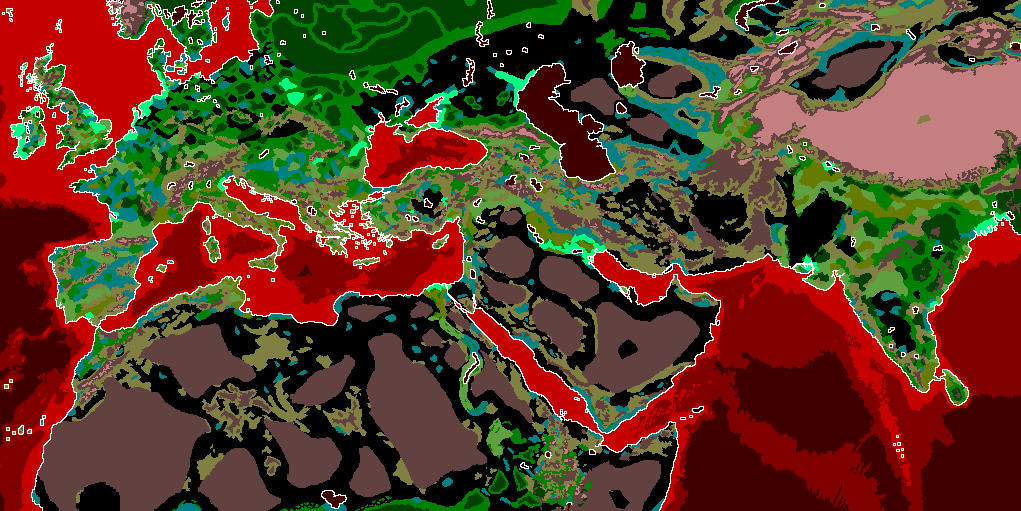
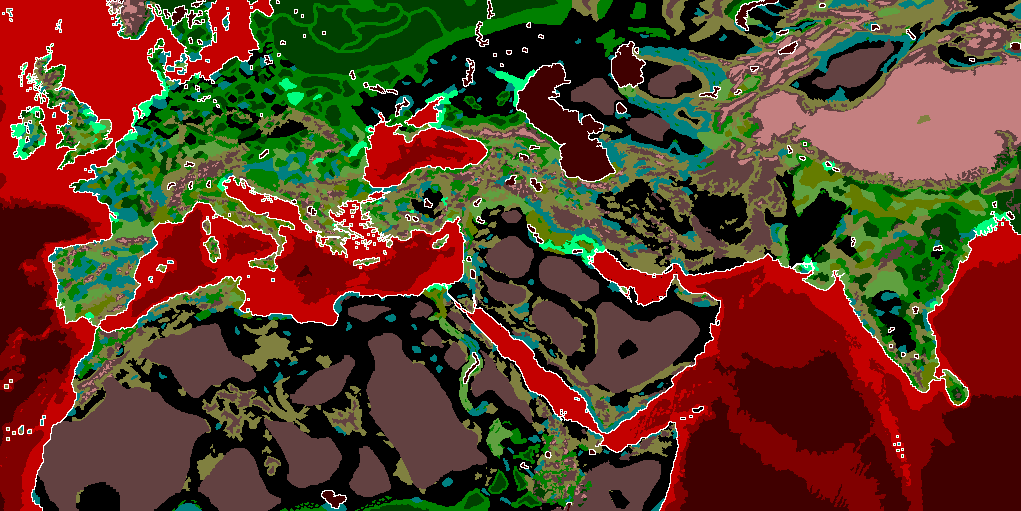
Layered file, before and after one edit (1021x511). Changes by layer:
painted on "map_ground_types_blocked_access" over <box>500,216,516,225</box>
